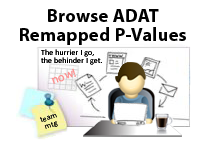
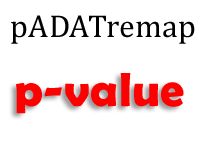
The second 200×150 image is a revision of the first. Changes to its layers:
painted on "title" over <box>11,9,195,45</box>
renamed "now" to "p-value", painted on it over <box>16,68,184,114</box>
hid "The hurrier I go, the behinder" over <box>41,49,102,65</box>
hid "Layer 3" over <box>149,110,177,137</box>
hid "teamMtg" over <box>40,114,58,129</box>
hid "Background copy 3" over <box>9,41,191,140</box>
hid "Layer 2" over <box>83,62,182,137</box>
